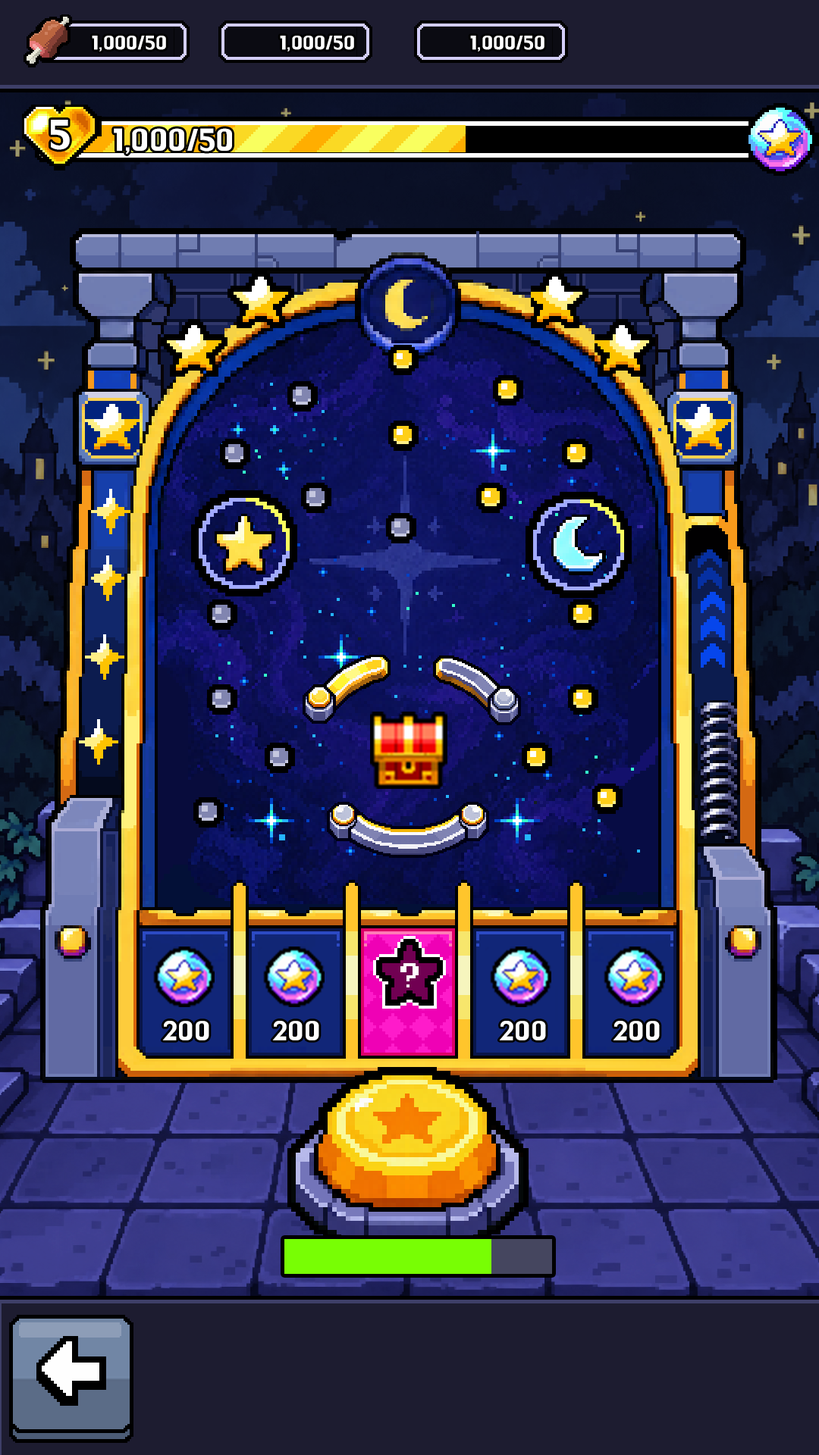
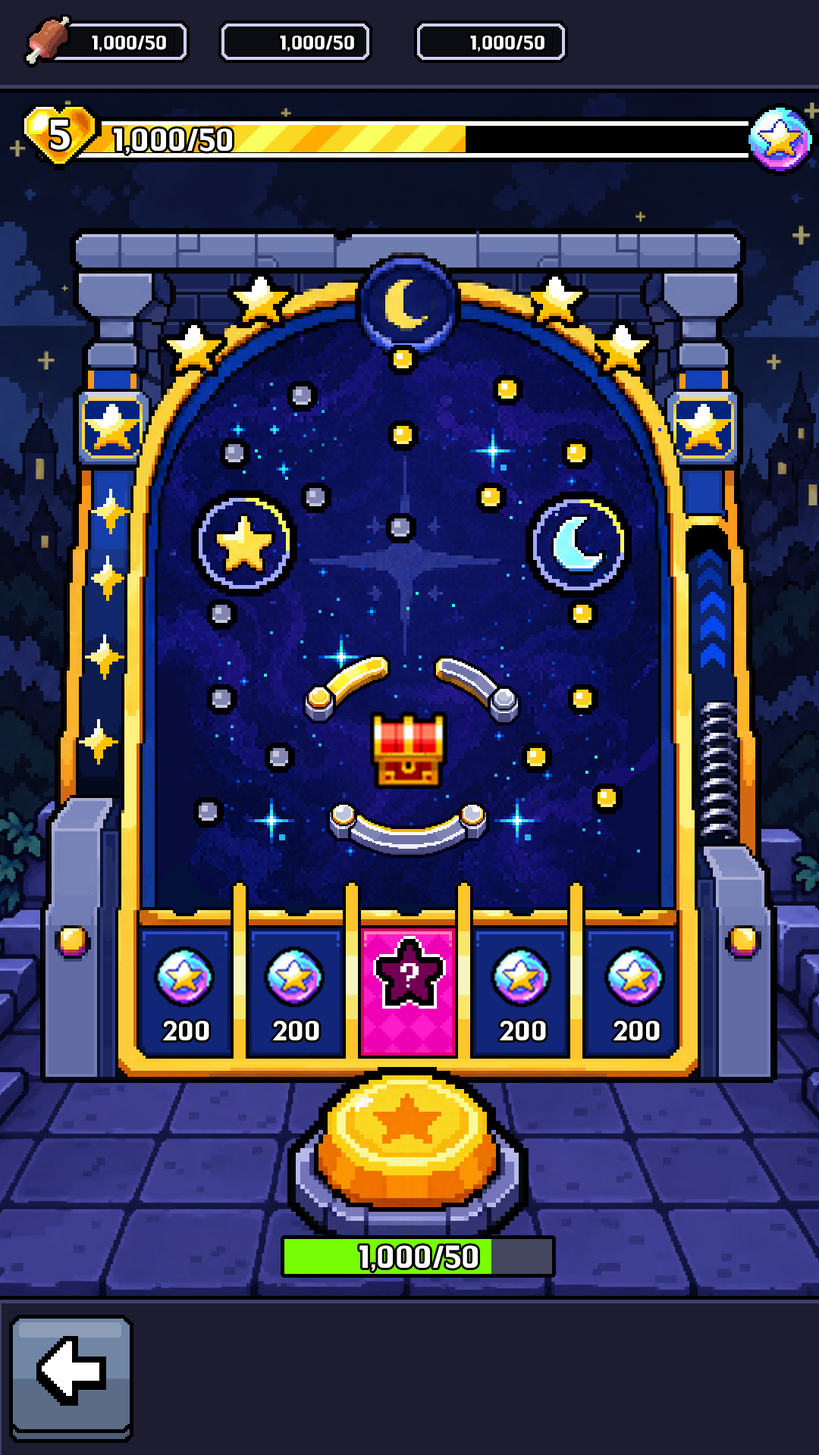
Layers edited between the first and the second 819px x 1455px image:
added layer "1,000/50 복사 3" in group "그룹 19" over bbox(359, 1245, 478, 1272)
